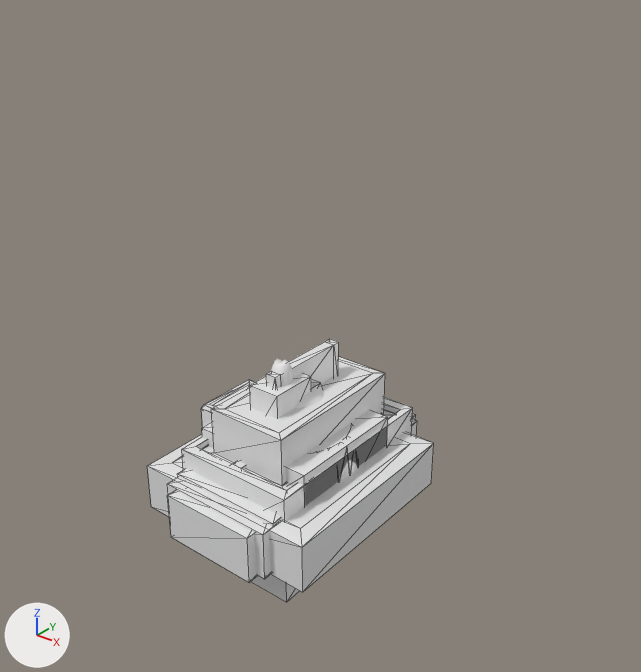
Two versions of the COLLADA model objects3d/innerCityDeco_inter2.dae, one commit apart.
Camera for both pictures: a 50 mm lens placed at (137.0, -162.8, 140.0), pointed at (6.6, 0.2, 38.9). The axes (+X, +Y, +Z) are drawn at lower left. The lights are the same throughout. Mesh edges are drawn as thin lines on the coarser meshes. Where no turn or scale is listed for an object, it has been applied to the vertices.

The first picture shows 'Well010', 'Well016', 'Well017', 'Well020', 'Well021', 'Well10Blinker1', 'Well9'.
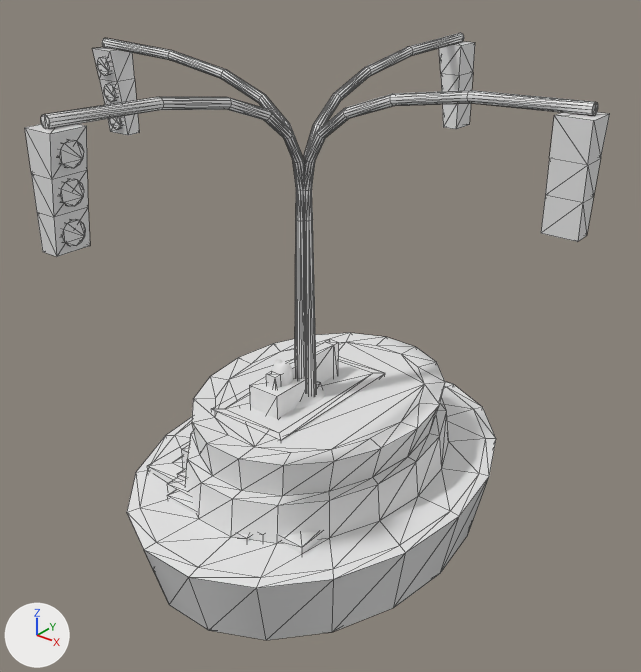
Where the change shows, as pixel boxes [x1, y1, x2, y2] in the pictures (641 x 672 px):
'Well22', added: after [127, 333, 496, 640]
'Well026', added: after [25, 97, 306, 379]
'Well23', added: after [304, 90, 610, 394]
'Well24', added: after [92, 38, 297, 338]
'Well025', added: after [304, 33, 475, 162]
'Well010', unchanged, covered by the edit: before [182, 357, 413, 602]; after [182, 357, 385, 470]
'Well021', unchanged, covered by the edit: before [147, 432, 434, 592]; after [147, 441, 322, 554]
'Well9', unchanged, covered by the edit: before [202, 373, 388, 506]; after [250, 376, 308, 419]
'Well020', unchanged, covered by the edit: before [167, 414, 416, 582]; after [167, 491, 251, 542]

Diff of the bpy script that builds the scene:
```diff
--- a/objects3d/innerCityDeco_inter2.dae.py
+++ b/objects3d/innerCityDeco_inter2.dae.py
@@ me_well026mesh @@
+me_well026mesh.from_pydata(...)  # 196 vertices, 342 faces; spans x -4.0..3.4, y -71.7..1.9, z -1.1..128.8
+me_well026mesh.materials.append(mat_125421)  # its picture is missing
@@ me_well025mesh @@
+me_well025mesh.from_pydata(...)  # 196 vertices, 342 faces; spans x -3.4..4.0, y -1.9..71.7, z -1.1..128.8
+me_well025mesh.materials.append(mat_125421)  # its picture is missing
@@ me_well23mesh @@
+me_well23mesh.from_pydata(...)  # 196 vertices, 342 faces; spans x -1.9..71.7, y -4.0..3.4, z -1.1..128.8
+me_well23mesh.materials.append(mat_125421)  # its picture is missing
@@ me_well24mesh @@
+me_well24mesh.from_pydata(...)  # 196 vertices, 342 faces; spans x -71.7..1.9, y -3.4..4.0, z -1.1..128.8
+me_well24mesh.materials.append(mat_125421)  # its picture is missing
@@ me_well22mesh @@
+me_well22mesh.from_pydata(...)  # 144 vertices, 284 faces; spans x -45.1..45.1, y -59.3..59.3, z -2.0..40.0
+me_well22mesh.materials.append(mat_125421)  # its picture is missing
@@ ob_well026 @@
+ob_well026 = bpy.data.objects.new('Well026', me_well026mesh)
+ob_well026.location = (2.6, -1.3, -21.5)
@@ ob_well025 @@
+ob_well025 = bpy.data.objects.new('Well025', me_well025mesh)
+ob_well025.location = (2.6, -1.3, -21.5)
@@ ob_well23 @@
+ob_well23 = bpy.data.objects.new('Well23', me_well23mesh)
+ob_well23.location = (2.6, -1.3, -21.5)
@@ ob_well24 @@
+ob_well24 = bpy.data.objects.new('Well24', me_well24mesh)
+ob_well24.location = (2.6, -1.3, -21.5)
@@ ob_well22 @@
+ob_well22 = bpy.data.objects.new('Well22', me_well22mesh)
+ob_well22.location = (4.0, 3.9, -19.8)
```
